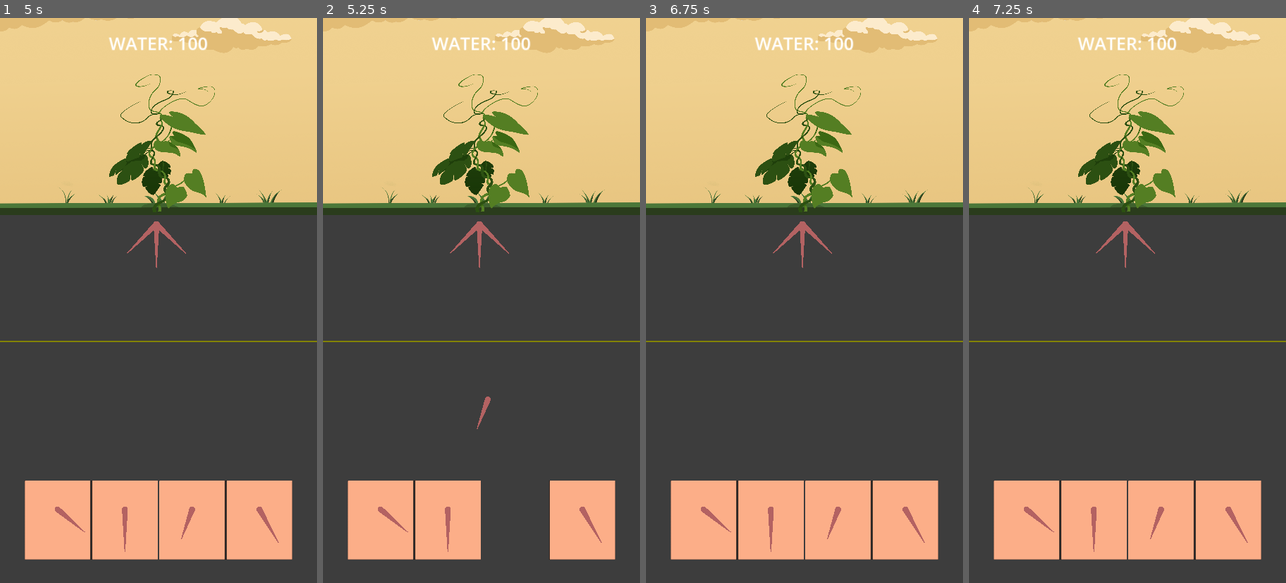
Above: before the commit, frames 1-4 (left to right).
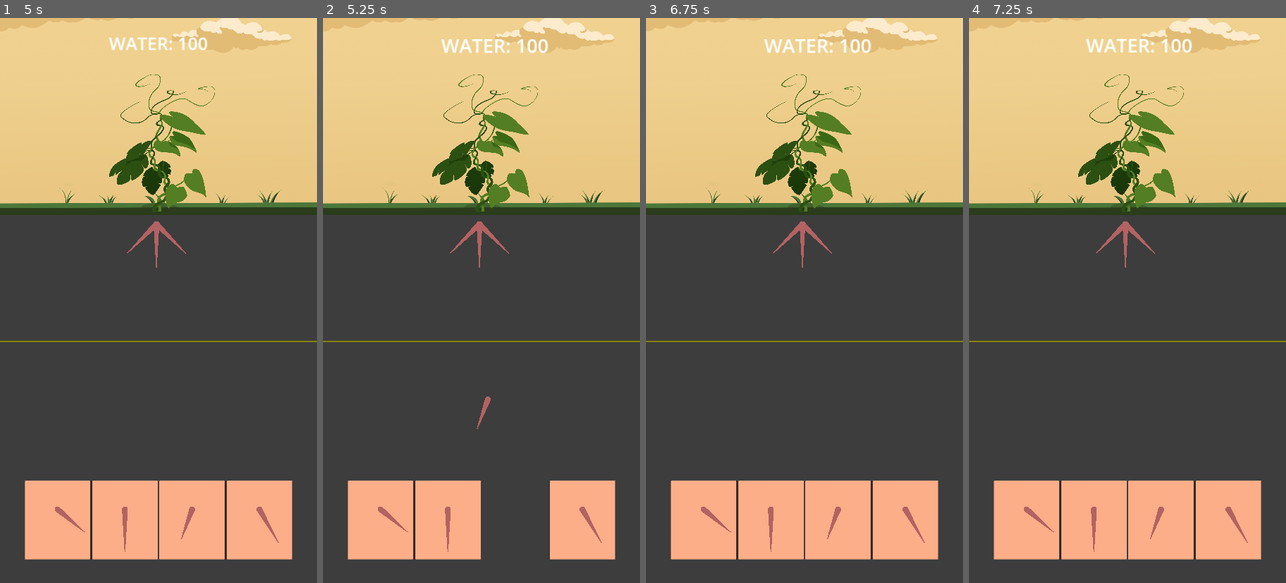
Above: after the commit, the same moments.

Repository: Disablak/ggj23
Game: Godot game, scene res://Main.tscn
Two runs of this game, one before a commit and one after it. Both use one fixed random seed, a clock stepped at 60 frames per second and the inputs below.
Inputs (mouse positions are in pixels of both pictures, inside the frame that each line leads up to):
- Up to frame 1 (5 s): click (155, 396) at 0.5 s; drag from (155, 277) to (190, 176) at 1.27 s; tap Enter at 2, 3.5 s; drag from (155, 232) to (142, 413) at 2.02 s; tap Space at 2.75 s; move the mouse to (155, 232) at 2.77 s; click (155, 232) at 2.92 s; drag from (57, 520) to (63, 215) at 3.52 s; drag from (123, 520) to (174, 300) at 4.27 s
- Up to frame 2 (5.25 s): tap Space at 5 s; drag from (516, 520) to (433, 159) at 5.02 s
- Up to frame 3 (6.75 s): move the mouse to (905, 520) at 5.77 s; click (905, 520) at 5.92 s; tap Enter at 6.5 s; drag from (756, 159) to (741, 328) at 6.52 s
- Up to frame 4 (7.25 s): no input

Frame 1 is identical in both runs. In frame 2, 0.6% of the frame differs, in the area x 34-72%, y 3-7%; in frame 3, 0.6%; in frame 4, 0.6%.

Commit message:
add water label animation

Diff:
--- a/scripts/GUI.gd
+++ b/scripts/GUI.gd
@@ -8,7 +8,7 @@
 @onready var fade: ColorRect = $Fade
 
 const FADE_TIME := 1
-
+const LABEL_WATER_TWEEN_DURATION := 1
 
 # Called when the node enters the scene tree for the first time.
 func _ready() -> void:
@@ -26,6 +26,17 @@
 
 
 func _on_updated_water(value: int):
+	var tween = create_tween()
+	var start_value = label_water.text.split(':')[1].to_int()
+	tween.set_trans(Tween.TRANS_SINE)
+	tween.tween_method(set_label_water_text, start_value,
+		value, LABEL_WATER_TWEEN_DURATION)
+	tween.tween_property(label_water, "scale",
+		Vector2(1.1, 1.1), 0.2).from(Vector2.ONE)
+	tween.tween_property(label_water, "scale",
+		Vector2.ONE, 0.2)
+
+func set_label_water_text(value: int):
 	label_water.text = "WATER: {0}".format([value])
 
 
